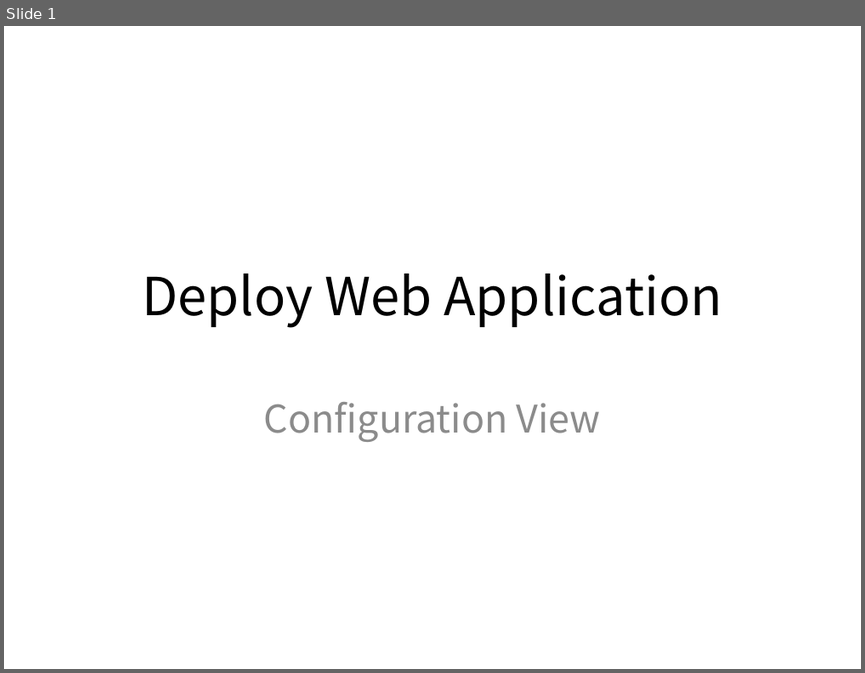
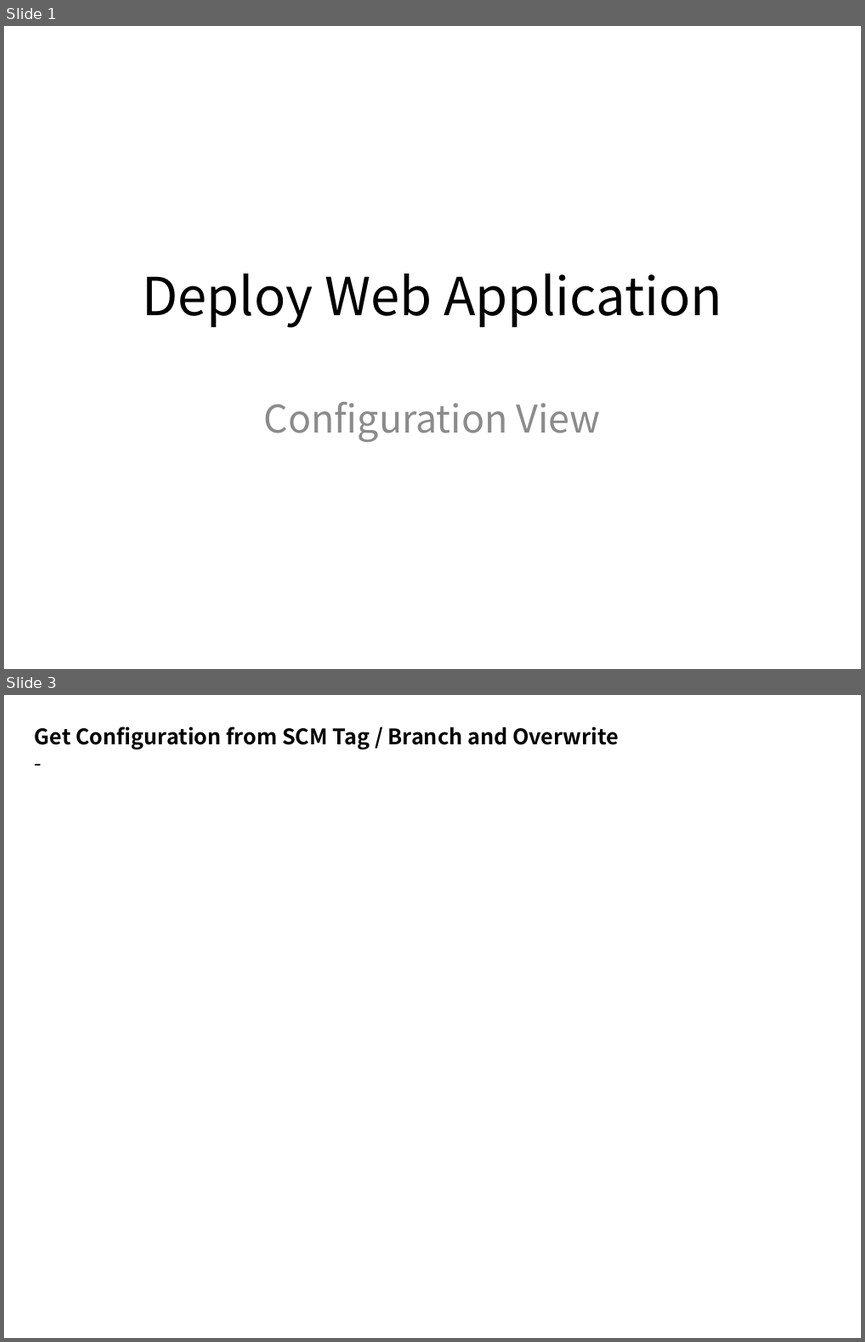
Before and after one commit to kwbaek/codelabor, a slide deck: documentation/draft/ci-environment/deploy-configuration-strategy.pptx. Shown one above the other, each under a label of ours: slide 1 before the commit, slides 1 and 3 after it; the slides between them are not shown. The pictures are 865x673 and 865x1342 pixels, drawn with LibreOffice and Linux fonts; fonts in the diff are those of the drawing. Boxes give left, top, right and bottom in pixels: in the first picture for what was removed or moved away, otherwise in the second. Text is boxed around its words. In the diff, an @@ line names an element or a change of style, - is before the commit and + after.

```diff
--- a/documentation/draft/ci-environment/deploy-configuration-strategy.pptx
+++ b/documentation/draft/ci-environment/deploy-configuration-strategy.pptx
@@ slide 3 added at (4,695,861,1338), background #FFFFFF @@
@@ text added at (35,726,619,749), 18 pt, text #000000, bold @@
+Get Configuration from SCM Tag / Branch and Overwrite
+-
```
Also in this commit, not shown: 3 other slides added.
